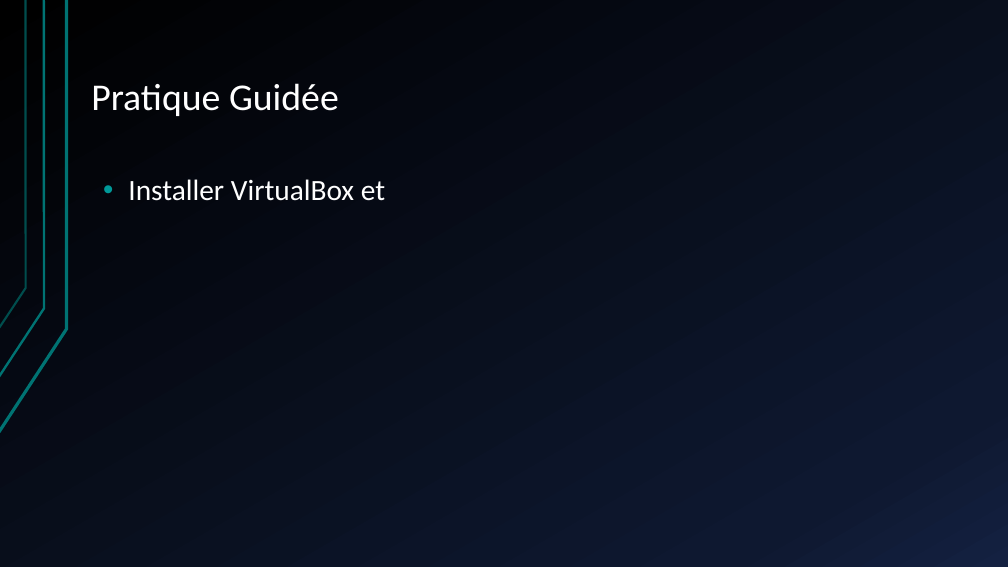
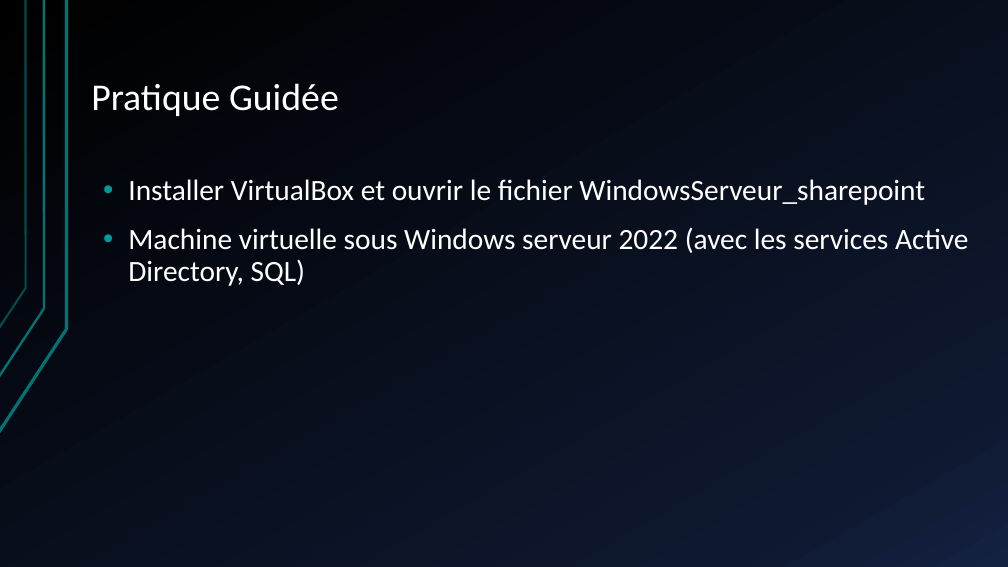
Before and after one commit to JojoTech-IT/Formation, a slide deck: slide 15 of Formation - installation, configuration et sécurisation de sharepoint.pptx. Drawn at 1008x567 pixels with LibreOffice and Linux fonts; fonts in the diff are those of the drawing. Boxes give left, top, right and bottom in pixels: in the first picture for what was removed or moved away, otherwise in the second. Text is boxed around its words. In the diff, an @@ line names an element or a change of style, - is before the commit and + after.

Commit message:
ajout procedure install et prsentation sharepoint

```diff
--- a/Formation - installation, configuration et sécurisation de sharepoint.pptx
+++ b/Formation - installation, configuration et sécurisation de sharepoint.pptx
@@ text at [128,179,968,286]: text changed @@
-• Installer VirtualBox et
+• Installer VirtualBox et ouvrir le fichier WindowsServeur_sharepoint
+• Machine virtuelle sous Windows serveur 2022 (avec les services Active Directory, SQL)
```
Also in this commit, not shown: 1 other file.
